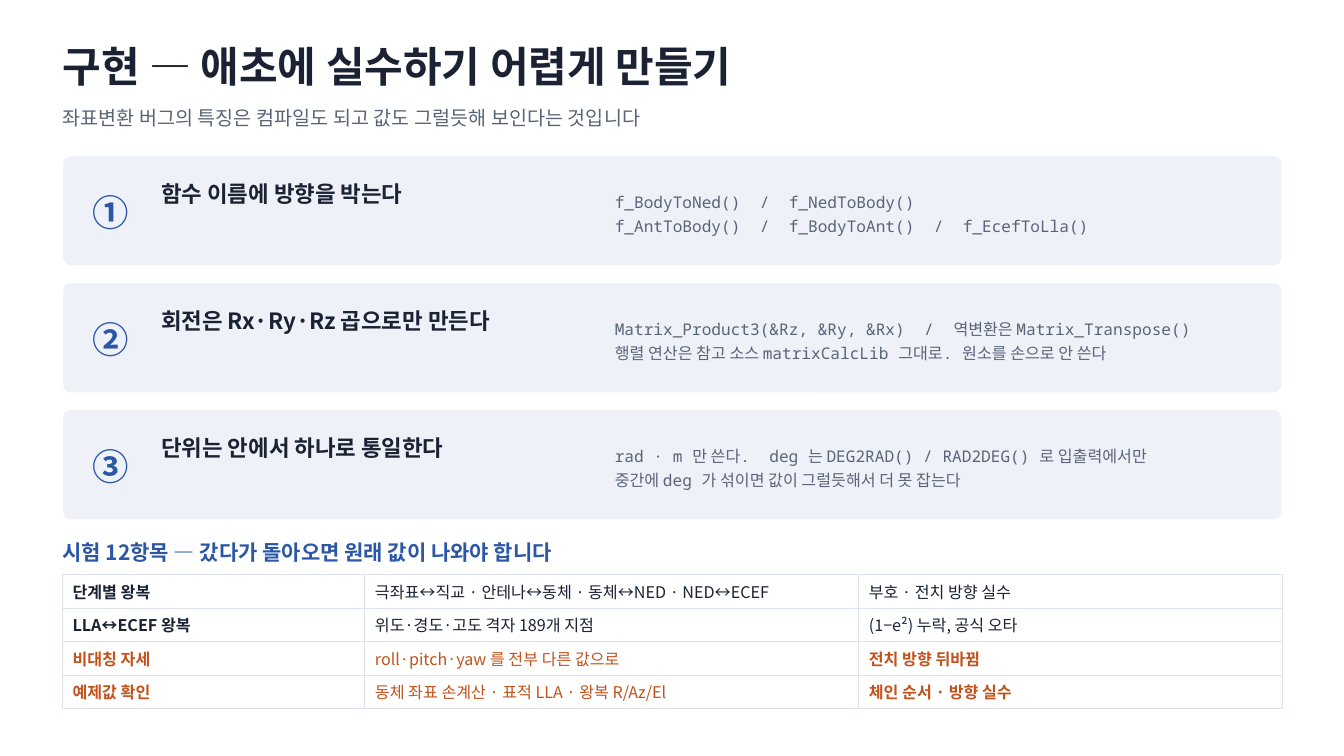
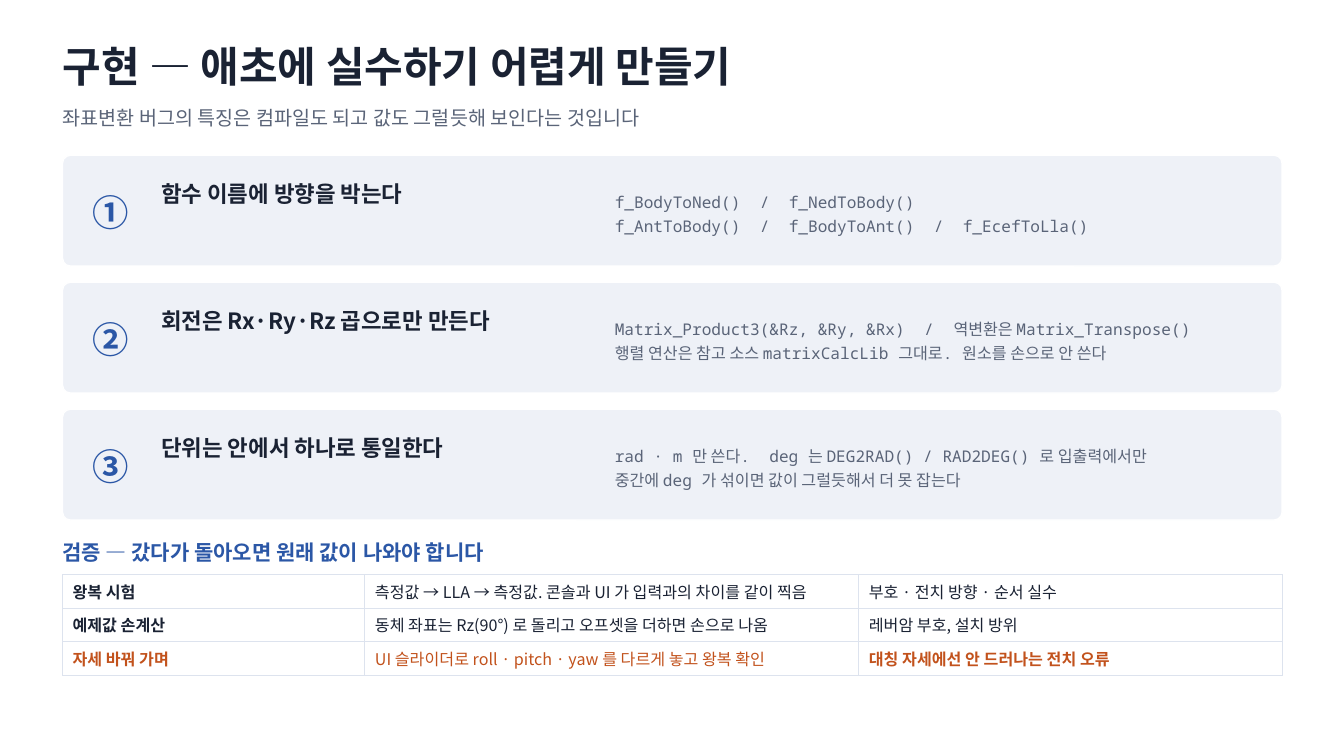
Before and after one commit to harley-hwan/IpcProc, a slide deck: slide 30 of Part2_CoordFrames/ref/산출물/Chapter2_coordinate_systems.pptx. Drawn at 1344x756 pixels with LibreOffice and Linux fonts; fonts in the diff are those of the drawing. Boxes give left, top, right and bottom in pixels: in the first picture for what was removed or moved away, otherwise in the second. Text is boxed around its words. In the diff, an @@ line names an element or a change of style, - is before the commit and + after.

```diff
--- a/Part2_CoordFrames/ref/산출물/Chapter2_coordinate_systems.pptx
+++ b/Part2_CoordFrames/ref/산출물/Chapter2_coordinate_systems.pptx
@@ text at <box>62,542,484,562</box>: text changed @@
-시험 12항목 — 갔다가 돌아오면 원래 값이 나와야 합니다
+검증 — 갔다가 돌아오면 원래 값이 나와야 합니다
@@ table at <box>63,575,1282,673</box> @@
-row 1: 단계별 왕복 | 극좌표↔직교 · 안테나↔동체 · 동체↔NED · NED↔ECEF | 부호 · 전치 방향 실수
-row 2: LLA↔ECEF 왕복 | 위도·경도·고도 격자 189개 지점 | (1−e²) 누락, 공식 오타
-row 3: 비대칭 자세 | roll·pitch·yaw 를 전부 다른 값으로 | 전치 방향 뒤바뀜
-row 4: 예제값 확인 | 동체 좌표 손계산 · 표적 LLA · 왕복 R/Az/El | 체인 순서 · 방향 실수
+row 1: 왕복 시험 | 측정값 → LLA → 측정값. 콘솔과 UI 가 입력과의 차이를 같이 찍음 | 부호 · 전치 방향 · 순서 실수
+row 2: 예제값 손계산 | 동체 좌표는 Rz(90°) 로 돌리고 오프셋을 더하면 손으로 나옴 | 레버암 부호, 설치 방위
+row 3: 자세 바꿔 가며 | UI 슬라이더로 roll · pitch · yaw 를 다르게 놓고 왕복 확인 | 대칭 자세에선 안 드러나는 전치 오류
```
Also in this commit, not shown: 5 other slides changed, 9 other files.
